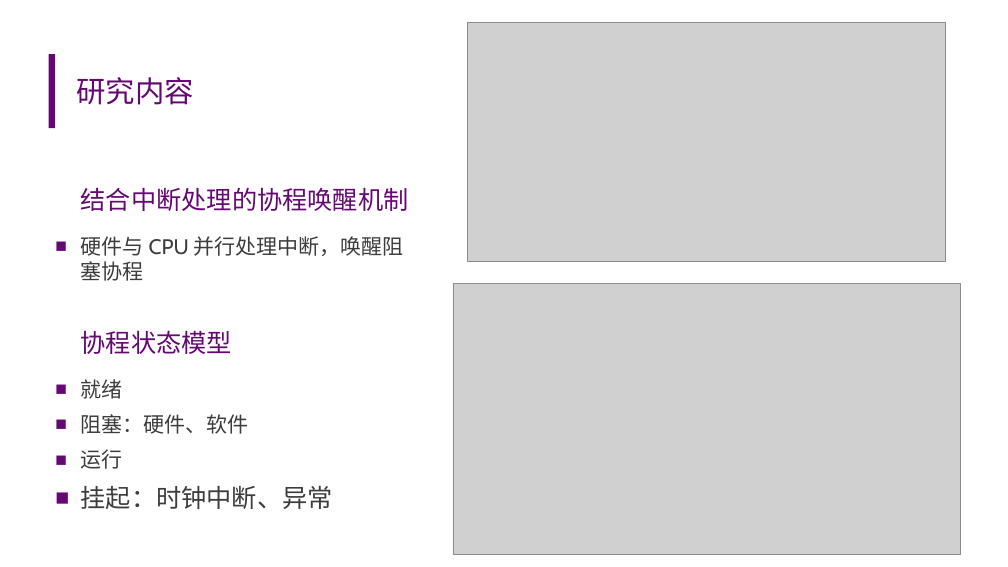
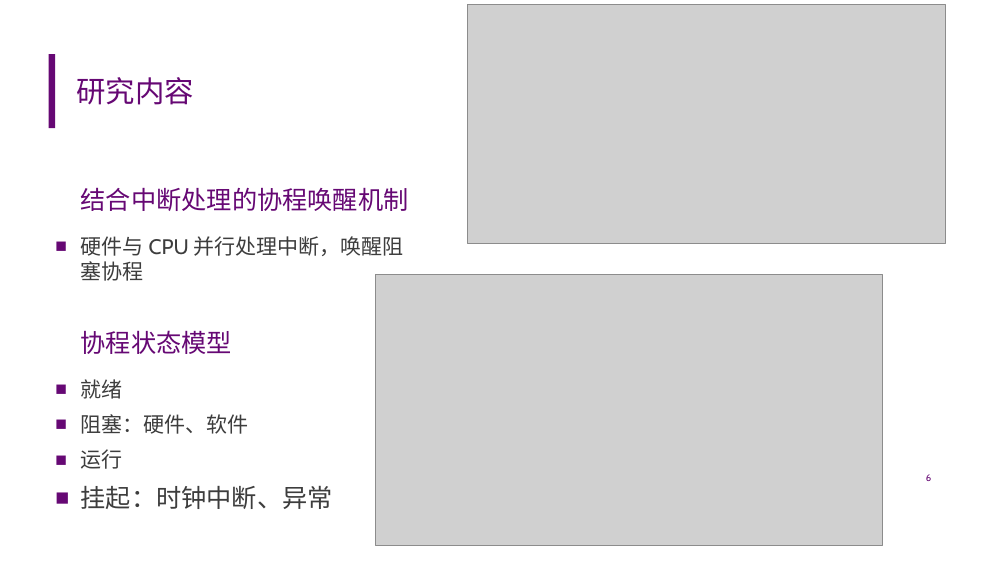
Before and after one commit to oscourse-tsinghua/openingreport-zfliang2023, a slide deck: slide 6 of opening_report.pptx. Drawn at 1008x567 pixels with LibreOffice and Linux fonts; fonts in the diff are those of the drawing; grey boxes stand for pictures. Boxes give left, top, right and bottom in pixels: in the first picture for what was removed or moved away, otherwise in the second. Text is boxed around its words. In the diff, an @@ line names an element or a change of style, - is before the commit and + after.

```diff
--- a/opening_report.pptx
+++ b/opening_report.pptx
@@ picture: place and size @@
-picture at (468,22,945,262)
+picture at (468,5,945,244)
@@ picture: place and size @@
-picture at (453,284,960,555)
+picture at (376,274,883,546)
@@ page number added at (926,474,931,481), 9 pt, text #660874 @@
+6
```
Also in this commit, not shown: 10 other slides changed.
